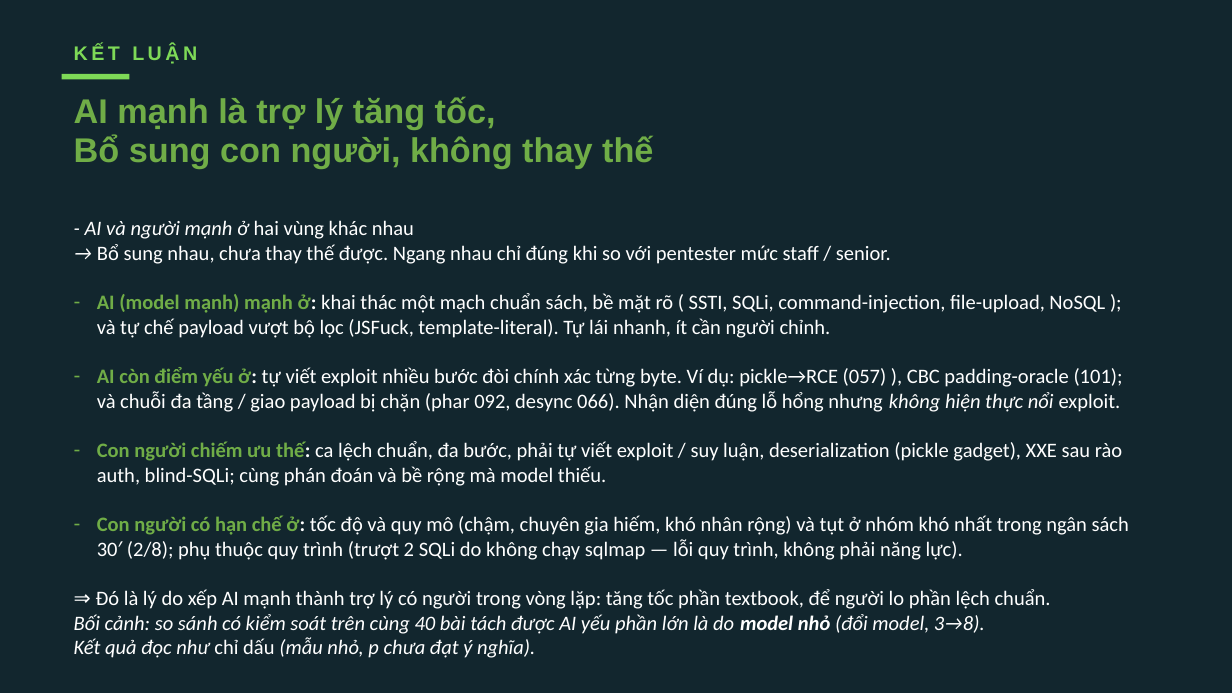
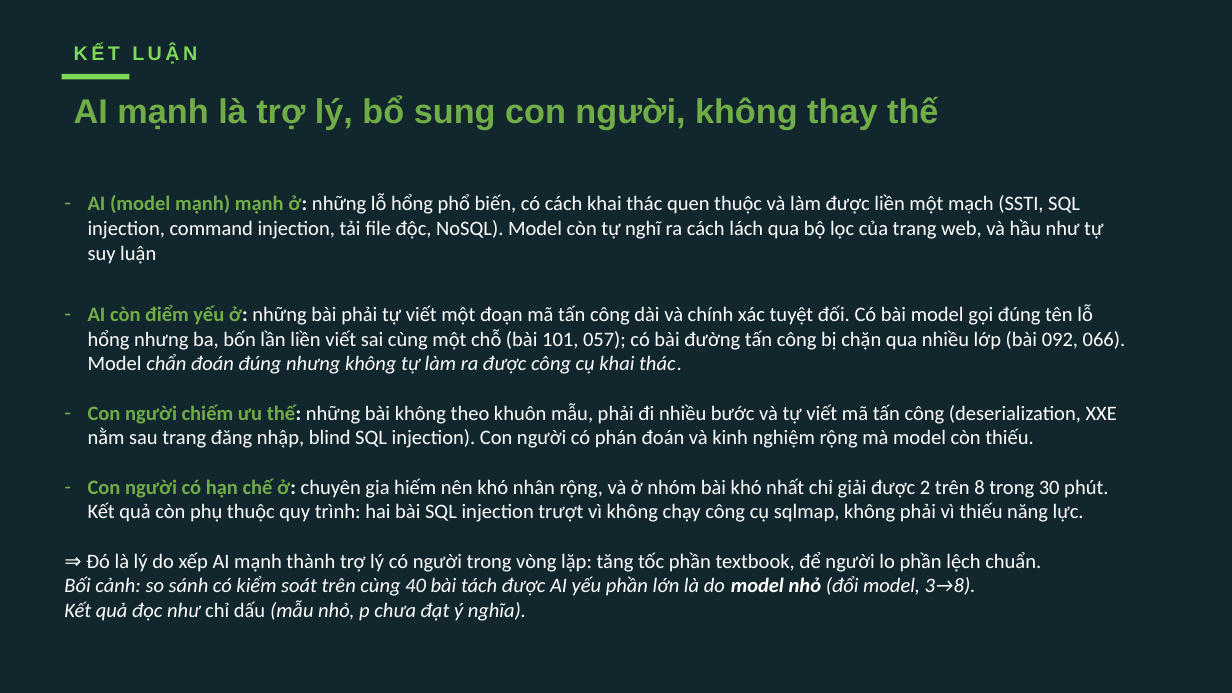
Before and after one commit to VuNguyenBinh/KLTN-FA26, a slide deck: slide 22 of Slide/KTLN_slide.pptx. Drawn at 1232x693 pixels with LibreOffice and Linux fonts; fonts in the diff are those of the drawing. Boxes give left, top, right and bottom in pixels: in the first picture for what was removed or moved away, otherwise in the second. Text is boxed around its words. In the diff, an @@ line names an element or a change of style, - is before the commit and + after.

```diff
--- a/Slide/KTLN_slide.pptx
+++ b/Slide/KTLN_slide.pptx
@@ text at (x1=74, y1=96, x2=938, y2=130): text changed @@
-AI mạnh là trợ lý tăng tốc,
-Bổ sung con người, không thay thế
+AI mạnh là trợ lý, bổ sung con người, không thay thế
@@ text "AI (model mạnh) mạnh ở: ..." moved from (x1=74, y1=220, x2=1129, y2=658) to (x1=64, y1=193, x2=1126, y2=621) @@
@@ text at (x1=88, y1=193, x2=1126, y2=522): text changed @@
-- AI và người mạnh ở hai vùng khác nhau
-→ Bổ sung nhau, chưa thay thế được. Ngang nhau chỉ đúng khi so với pentester mức staff / senior.
-– AI (model mạnh) mạnh ở: khai thác một mạch chuẩn sách, bề mặt rõ ( SSTI, SQLi, command-injection, file-upload, NoSQL ); và tự chế payload vượt bộ lọc (JSFuck, template-literal). Tự lái nhanh, ít cần người chỉnh.
-– AI còn điểm yếu ở: tự viết exploit nhiều bước đòi chính xác từng byte. Ví dụ: pickle→RCE (057) ), CBC padding-oracle (101); và chuỗi đa tầng / giao payload bị chặn (phar 092, desync 066). Nhận diện đúng lỗ hổng nhưng không hiện thực nổi exploit.
-– Con người chiếm ưu thế: ca lệch chuẩn, đa bước, phải tự viết exploit / suy luận, deserialization (pickle gadget), XXE sau rào auth, blind-SQLi; cùng phán đoán và bề rộng mà model thiếu.
-– Con người có hạn chế ở: tốc độ và quy mô (chậm, chuyên gia hiếm, khó nhân rộng) và tụt ở nhóm khó nhất trong ngân sách 30′ (2/8); phụ thuộc quy trình (trượt 2 SQLi do không chạy sqlmap — lỗi quy trình, không phải năng lực).
+– AI (model mạnh) mạnh ở: những lỗ hổng phổ biến, có cách khai thác quen thuộc và làm được liền một mạch (SSTI, SQL injection, command injection, tải file độc, NoSQL). Model còn tự nghĩ ra cách lách qua bộ lọc của trang web, và hầu như tự suy luận
+– AI còn điểm yếu ở: những bài phải tự viết một đoạn mã tấn công dài và chính xác tuyệt đối. Có bài model gọi đúng tên lỗ hổng nhưng ba, bốn lần liền viết sai cùng một chỗ (bài 101, 057); có bài đường tấn công bị chặn qua nhiều lớp (bài 092, 066). Model chẩn đoán đúng nhưng không tự làm ra được công cụ khai thác.
+– Con người chiếm ưu thế: những bài không theo khuôn mẫu, phải đi nhiều bước và tự viết mã tấn công (deserialization, XXE nằm sau trang đăng nhập, blind SQL injection). Con người có phán đoán và kinh nghiệm rộng mà model còn thiếu.
+– Con người có hạn chế ở: chuyên gia hiếm nên khó nhân rộng, và ở nhóm bài khó nhất chỉ giải được 2 trên 8 trong 30 phút. Kết quả còn phụ thuộc quy trình: hai bài SQL injection trượt vì không chạy công cụ sqlmap, không phải vì thiếu năng lực.
```
Also in this commit, not shown: 5 other slides changed, 1 other file.
